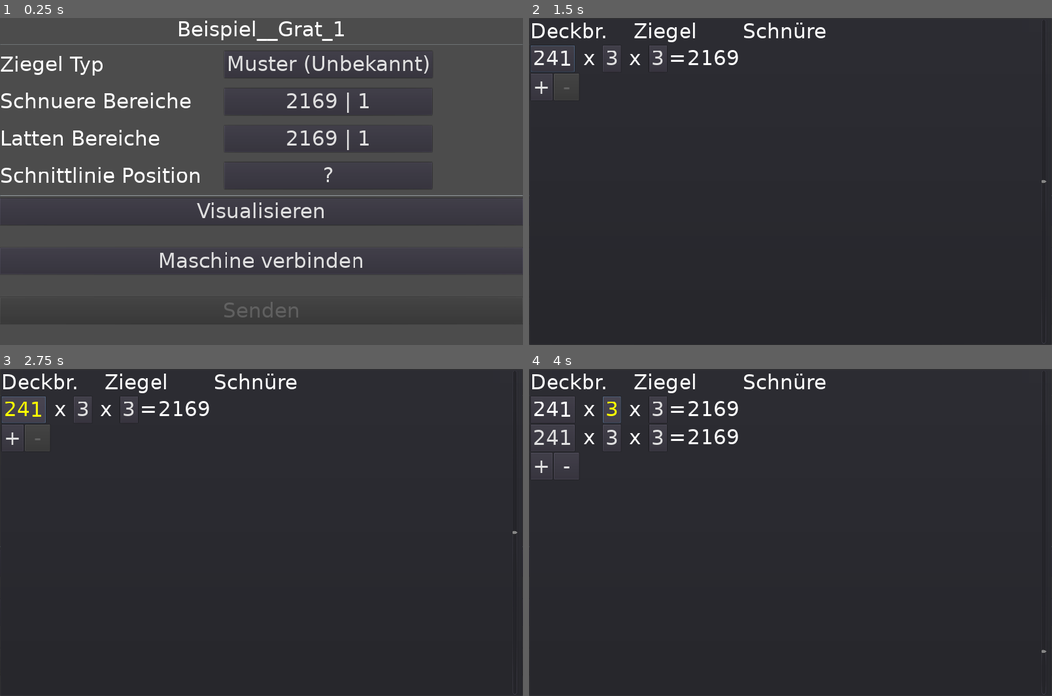
Above: before the commit, frames 1-4 (two rows, left to right).
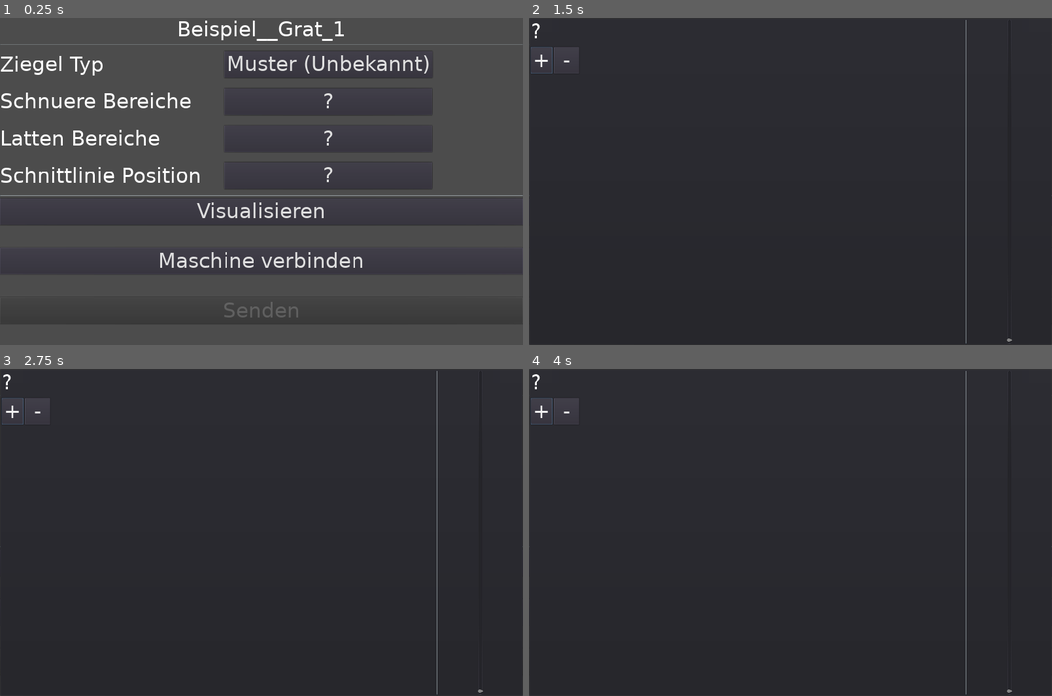
Above: after the commit, the same moments.

Repository: schwitin/TilesCutting1
Game: Godot game, scene res://Einstellungen/EinstellungenInput.tscn
Same seed, same stepped clock (60 frames per second), same inputs: the game is played once before the commit and once after it. This scene is started directly instead of the project's main scene.
Inputs (mouse positions are in pixels of both pictures, inside the frame that each line leads up to):
- Up to frame 1 (0.25 s): no input
- Up to frame 2 (1.5 s): click "Muster (Unbekannt)" at 0.5 s; click "2169 | 1" (after the commit: "?") at 1.25 s
- Up to frame 3 (2.75 s): click (26, 408) at 2 s, where only the run before the commit has a clickable "241"
- Up to frame 4 (4 s): click "+" at 2.75 s; click (612, 408) at 3.5 s, where only the run before the commit has a clickable "3"

The runs differ from the first frame. In frame 1, 0.5% of the frame differs, in the area x 54-71%, y 22-41%; in frame 2, 1.6%; in frame 3, 1.6%; in frame 4, 2.3%, in the area x 0-99%, y 0-100%.
Error after the commit: Invalid get index 'bereicheLatten' (on base: 'Nil'). (res://Einstellungen/Bereiche/BereicheInput.gd:53)

Commit message:
BugFix slideer nicht bedienbar

Diff:
--- a/Einstellungen/Bereiche/BereicheInput.gd
+++ b/Einstellungen/Bereiche/BereicheInput.gd
@@ -18,7 +18,7 @@
 var isDirty = false
 
 func _ready():
-	test()
+	#test()
 	pass
 
 
--- a/Einstellungen/Bereiche/BereicheInput.tscn
+++ b/Einstellungen/Bereiche/BereicheInput.tscn
@@ -15,54 +15,58 @@
 margin_bottom = 800.0
 
 [node name="HBoxContainer" type="HBoxContainer" parent="PopupPanel"]
-margin_right = 1280.0
-margin_bottom = 800.0
+margin_left = 4.0
+margin_top = 4.0
+margin_right = 1276.0
+margin_bottom = 796.0
 
 [node name="Container" type="VBoxContainer" parent="PopupPanel/HBoxContainer"]
-margin_right = 1266.0
-margin_bottom = 800.0
+margin_right = 1060.0
+margin_bottom = 792.0
 size_flags_horizontal = 3
 
 [node name="Ueberschrift" type="Label" parent="PopupPanel/HBoxContainer/Container"]
-margin_right = 1266.0
-margin_bottom = 39.0
+margin_right = 1060.0
+margin_bottom = 59.0
 text = "?"
 
 [node name="BereicheContainer" type="VBoxContainer" parent="PopupPanel/HBoxContainer/Container"]
-margin_top = 43.0
-margin_right = 1266.0
-margin_bottom = 43.0
+margin_top = 63.0
+margin_right = 1060.0
+margin_bottom = 63.0
 
 [node name="AddRemoveContainer" type="HBoxContainer" parent="PopupPanel/HBoxContainer/Container"]
 editor/display_folded = true
-margin_top = 47.0
-margin_right = 1266.0
-margin_bottom = 92.0
+margin_top = 67.0
+margin_right = 1060.0
+margin_bottom = 132.0
 
 [node name="AddButton" type="Button" parent="PopupPanel/HBoxContainer/Container/AddRemoveContainer"]
-margin_right = 40.0
-margin_bottom = 45.0
+margin_right = 54.0
+margin_bottom = 65.0
 text = "+"
 align = 0
 
 [node name="RemoveButton" type="Button" parent="PopupPanel/HBoxContainer/Container/AddRemoveContainer"]
-margin_left = 44.0
-margin_right = 88.0
-margin_bottom = 45.0
+margin_left = 58.0
+margin_right = 120.0
+margin_bottom = 65.0
 text = " - "
 align = 2
 
+[node name="VSeparator" type="VSeparator" parent="PopupPanel/HBoxContainer"]
+margin_left = 1064.0
+margin_right = 1068.0
+margin_bottom = 792.0
+
 [node name="VSlider" type="VSlider" parent="PopupPanel/HBoxContainer"]
-margin_left = 1270.0
+margin_left = 1072.0
 margin_right = 1272.0
-margin_bottom = 800.0
+margin_bottom = 792.0
+rect_min_size = Vector2( 200, 0 )
+size_flags_horizontal = 1
 size_flags_vertical = 3
 ticks_on_borders = true
-
-[node name="VSeparator" type="VSeparator" parent="PopupPanel/HBoxContainer"]
-margin_left = 1276.0
-margin_right = 1280.0
-margin_bottom = 800.0
 [connection signal="pressed" from="." to="." method="_on_DachdimensionInput_pressed"]
 [connection signal="popup_hide" from="PopupPanel" to="." method="_on_PopupPanel_popup_hide"]
 [connection signal="pressed" from="PopupPanel/HBoxContainer/Container/AddRemoveContainer/AddButton" to="." method="_on_AddButton_pressed"]
